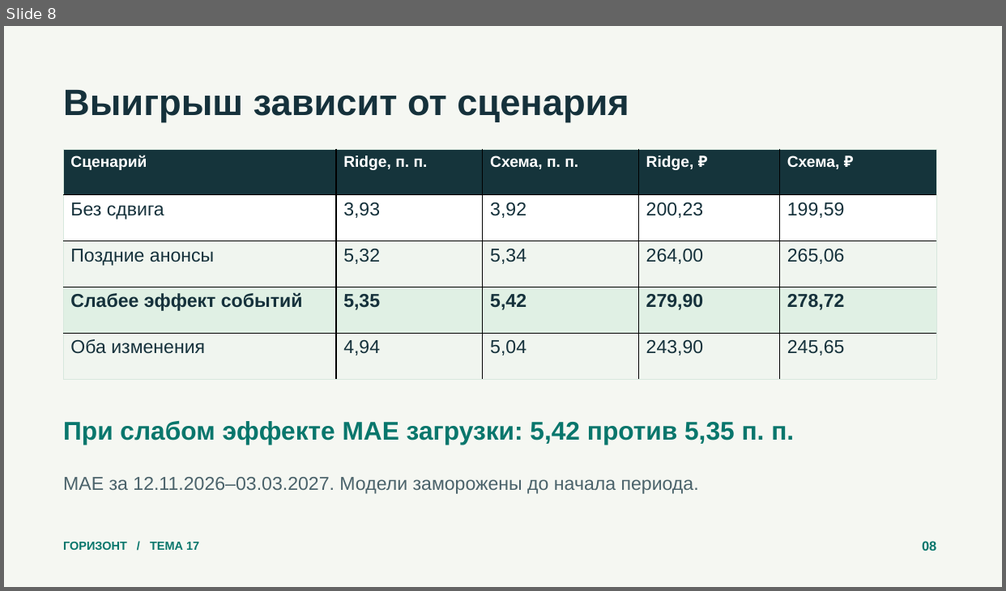
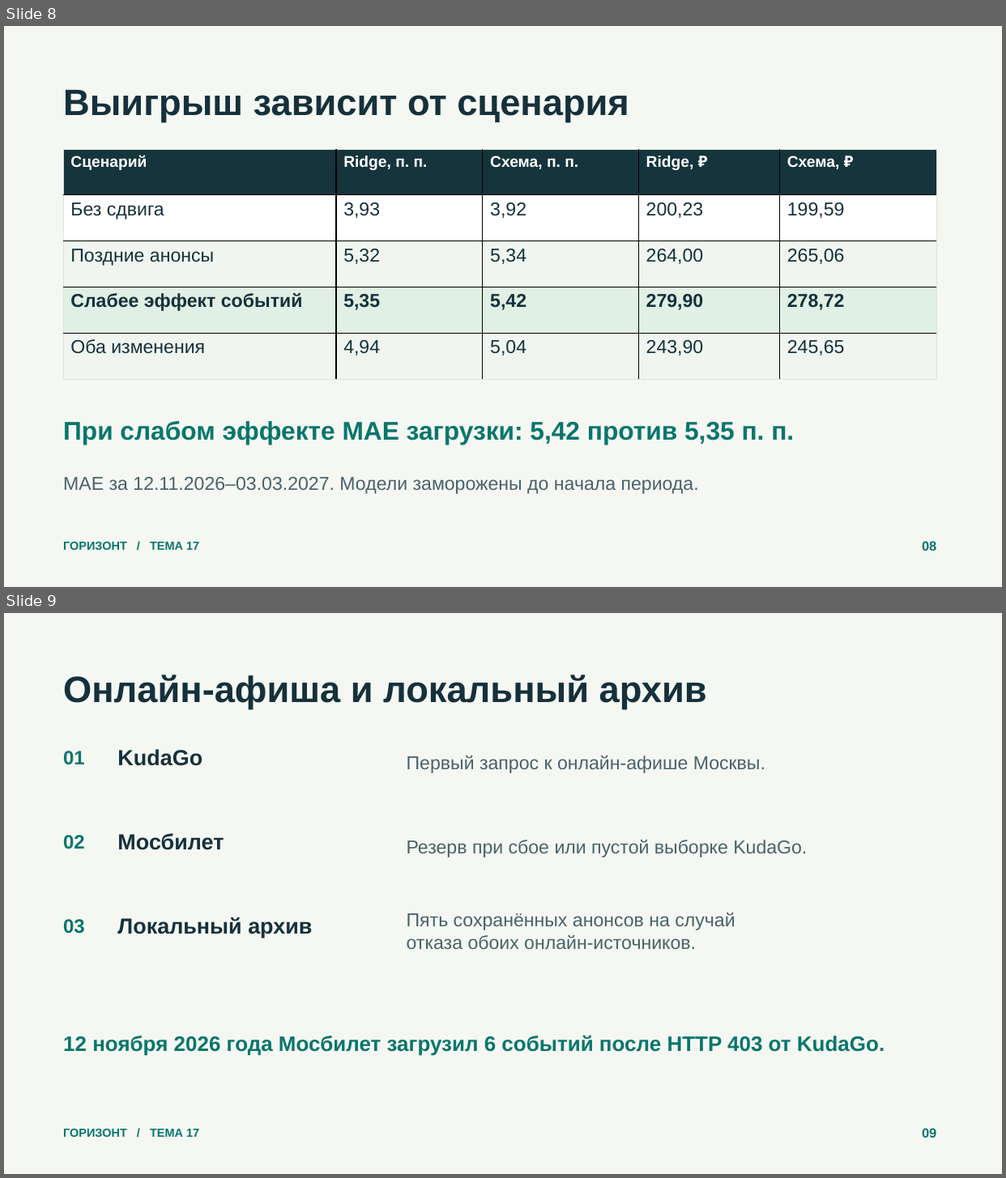
Before and after one commit to ReliqU/HotelForecast, a slide deck: deliverables/Презентация.pptx. Shown one above the other, each under a label of ours: slide 8 before the commit, slides 8 and 9 after it. The pictures are 1006x591 and 1006x1178 pixels, drawn with LibreOffice and Linux fonts; fonts in the diff are those of the drawing. Boxes give left, top, right and bottom in pixels: in the first picture for what was removed or moved away, otherwise in the second. Text is boxed around its words. In the diff, an @@ line names an element or a change of style, - is before the commit and + after.

```diff
--- a/deliverables/Презентация.pptx
+++ b/deliverables/Презентация.pptx
@@ slide 9 added at box(4, 613, 1002, 1174), background #F5F7F2 @@
@@ text added at box(63, 675, 707, 709), 35.2 pt, text #15313B, bold @@
+Онлайн-афиша и локальный архив
@@ text added at box(63, 751, 85, 765), 18.8 pt, text #08766C, bold @@
+01
@@ text added at box(117, 749, 202, 766), 21 pt, text #15313B, bold @@
+KudaGo
@@ text added at box(407, 756, 765, 773), 18 pt, text #4A626A @@
+Первый запрос к онлайн-афише Москвы.
@@ text added at box(63, 835, 85, 850), 18.8 pt, text #08766C, bold @@
+02
@@ text added at box(117, 833, 224, 850), 21 pt, text #15313B, bold @@
+Мосбилет
@@ text added at box(407, 840, 807, 858), 18 pt, text #4A626A @@
+Резерв при сбое или пустой выборке KudaGo.
@@ text added at box(63, 919, 85, 934), 18.8 pt, text #08766C, bold @@
+03
@@ text added at box(117, 918, 312, 938), 21 pt, text #15313B, bold @@
+Локальный архив
@@ text added at box(407, 913, 735, 949), 18 pt, text #4A626A @@
+Пять сохранённых анонсов на случай
+отказа обоих онлайн-источников.
@@ text added at box(63, 1035, 884, 1056), 20.2 pt, text #08766C, bold @@
+12 ноября 2026 года Мосбилет загрузил 6 событий после HTTP 403 от KudaGo.
@@ text added at box(63, 1129, 199, 1137), 11.2 pt, text #08766C, bold @@
+ГОРИЗОНТ / ТЕМА 17
@@ text added at box(922, 1128, 936, 1138), 12.8 pt, text #08766C, bold @@
+09
```
Also in this commit, not shown: 2 slides changed, 3 other slides added, 2 slides removed, 25 other files.
